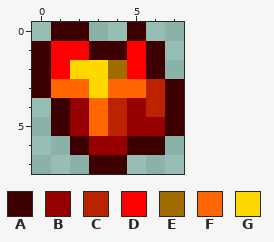
One commit to this pixel-art sprite: Items/Placeable/Tile/PyroscoricOre.png. The picture above was drawn from the file before the commit.
The file is 16x16 pixels, drawn in blocks of 2x2; one block is one cell here.
Palette (. is transparent): A #3d0000  B #960000  C #bb2300  D #ff0000  E #9e6c00  F #ff6600  G #ffd800
Pixels before, first column x 0:
0 .AA..A..
1 ADDAADA.
2 ADGGEDA.
3 AFFGFFCA
4 .ABFCBCA
5 .ABFCBBA
6 ..ABBAA.
7 ...AA...
The result:
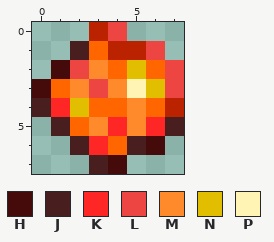
Colours new in this view: H #450a0a  J #491e1e  K #ff2626  L #ed4541  M #ff8a2b  N #e1be00  P #fff4b4
Author's note on the commit: Glaive Improvement + Pyroscoric stuff ya
Edits made:
Changed rows in their new state; - is an unchanged pixel.
first column x 0:
0 -..CL.--
1 ..JFCCL-
2 .HLMFNFL
3 H-MLMPNL
4 JKN-FMFC
5 -JFMKMKJ
6 --JKFJH-
7 ---JH---
Pixel boxes of the changes (left, top, right, bottom) in both pictures:
changed: (32, 22, 184, 174)
